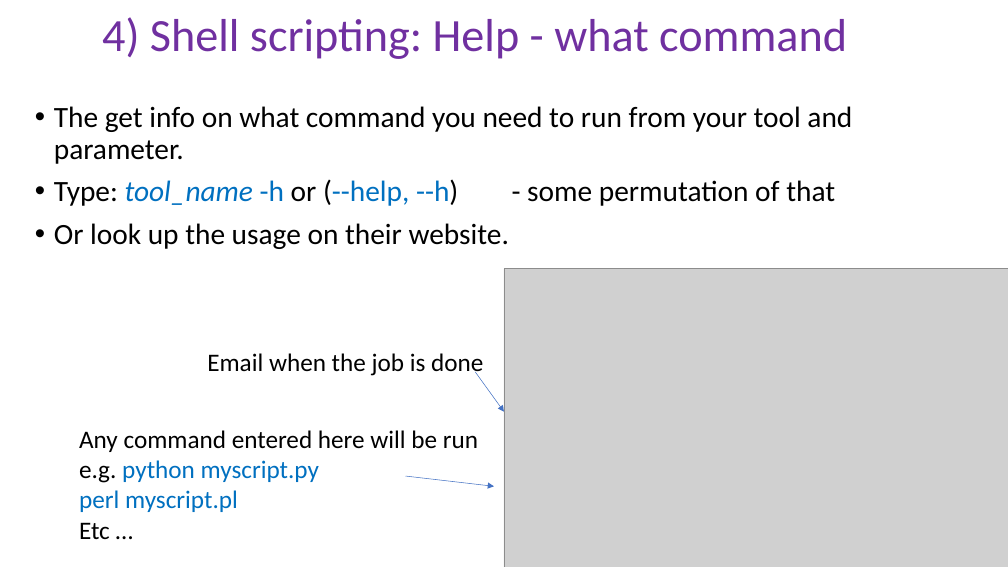
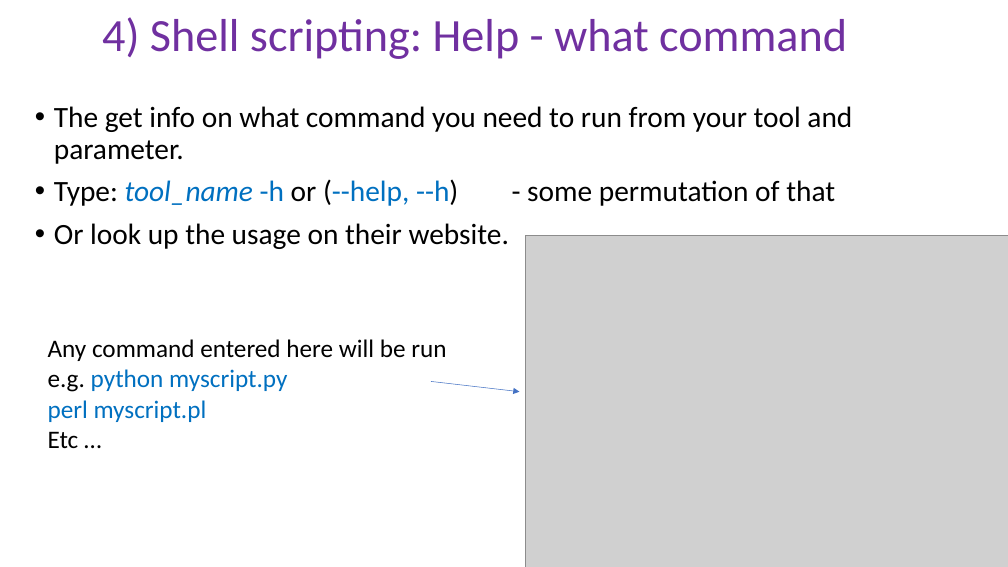
Before and after one commit to peterthorpe5/genome_assembly_workshop, a slide deck: slide 8 of powerpoint/4_Shell_scripting.pptx (slide 6 before the commit). Drawn at 1008x567 pixels with LibreOffice and Linux fonts; fonts in the diff are those of the drawing; grey boxes stand for pictures. Boxes give left, top, right and bottom in pixels: in the first picture for what was removed or moved away, otherwise in the second. Text is boxed around its words. In the diff, an @@ line names an element or a change of style, - is before the commit and + after.

```diff
--- a/powerpoint/4_Shell_scripting.pptx
+++ b/powerpoint/4_Shell_scripting.pptx
@@ picture: place and size @@
-picture at [504, 269, 1008, 567]
+picture at [526, 235, 1008, 567]
@@ text "Any command entered here will ...": place and size @@
-text "Any command entered here will ..." at [79, 430, 478, 539]
+text "Any command entered here will ..." at [48, 339, 446, 448]
@@ text removed at [207, 353, 483, 378] @@
-Email when the job is done
@@ arrow moved from (405, 476) - (494, 486) to (431, 382) - (520, 392) @@
@@ arrow removed from (476, 372) to (504, 412) @@
```
Also in this commit, not shown: 2 other slides changed, 3 slides added, 2 slides removed, 23 other files.
